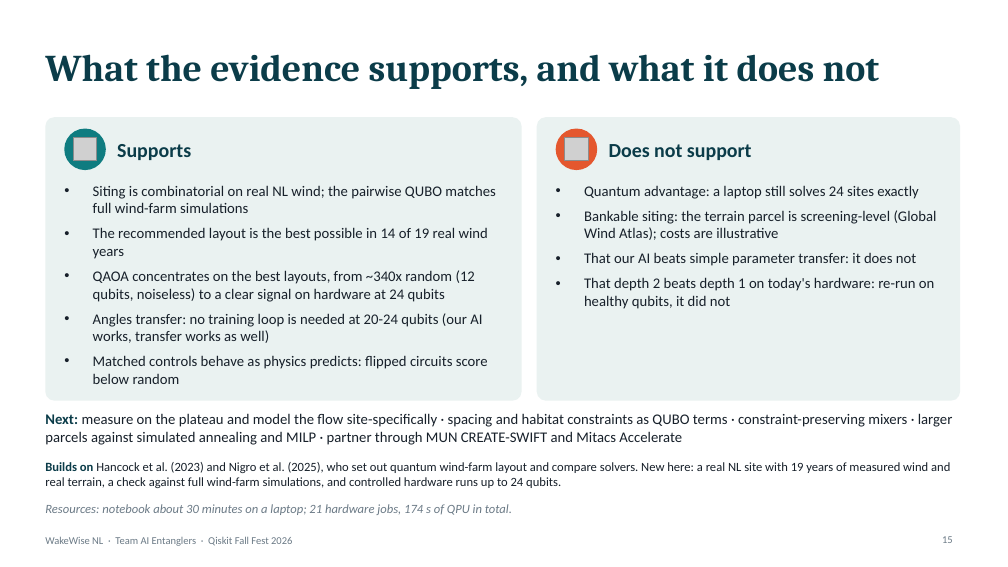
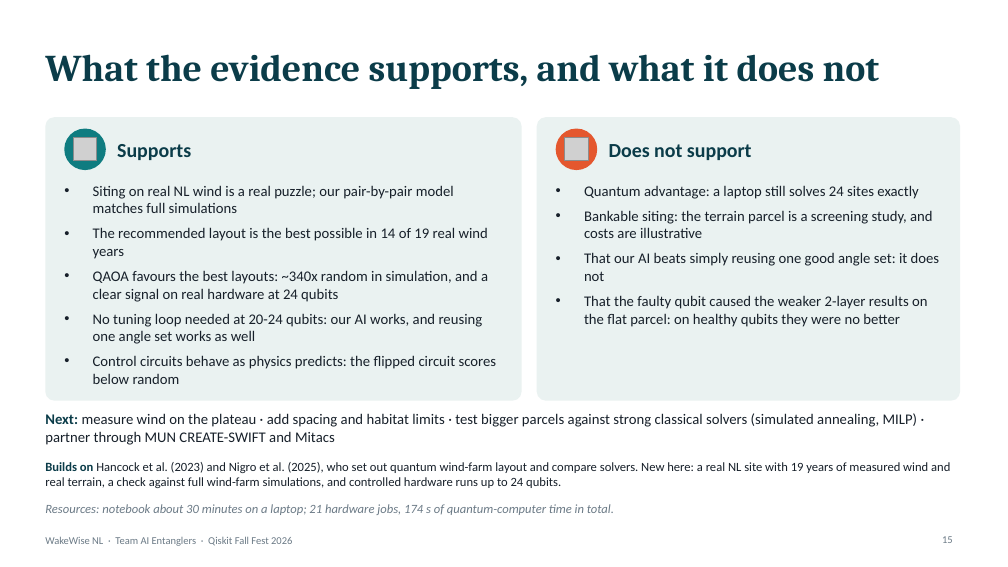
Before and after one commit to mrw-soumik/Qiskit-AI-Entanglers-, a slide deck: slide 15 of slides/WakeWise_NL_AI_Entanglers.pptx. Drawn at 1008x567 pixels with LibreOffice and Linux fonts; fonts in the diff are those of the drawing; grey boxes stand for pictures. Boxes give left, top, right and bottom in pixels: in the first picture for what was removed or moved away, otherwise in the second. Text is boxed around its words. In the diff, an @@ line names an element or a change of style, - is before the commit and + after.

```diff
--- a/slides/WakeWise_NL_AI_Entanglers.pptx
+++ b/slides/WakeWise_NL_AI_Entanglers.pptx
@@ text at bbox=[93, 185, 495, 213]: text changed @@
-• Siting is combinatorial on real NL wind; the pairwise QUBO matches full wind-farm simulations
+• Siting on real NL wind is a real puzzle; our pair-by-pair model matches full simulations
@@ text at bbox=[584, 210, 940, 327]: text changed @@
-• Bankable siting: the terrain parcel is screening-level (Global Wind Atlas); costs are illustrative
-• That our AI beats simple parameter transfer: it does not
-• That depth 2 beats depth 1 on today's hardware: re-run on healthy qubits, it did not
+• Bankable siting: the terrain parcel is a screening study, and costs are illustrative
+• That our AI beats simply reusing one good angle set: it does not
+• That the faulty qubit caused the weaker 2-layer results on the flat parcel: on healthy qubits they were no better
@@ text at bbox=[93, 270, 497, 384]: text changed @@
-• QAOA concentrates on the best layouts, from ~340x random (12 qubits, noiseless) to a clear signal on hardware at 24 qubits
-• Angles transfer: no training loop is needed at 20-24 qubits (our AI works, transfer works as well)
-• Matched controls behave as physics predicts: flipped circuits score below random
+• QAOA favours the best layouts: ~340x random in simulation, and a clear signal on real hardware at 24 qubits
+• No tuning loop needed at 20-24 qubits: our AI works, and reusing one angle set works as well
+• Control circuits behave as physics predicts: the flipped circuit scores below random
@@ text at bbox=[45, 413, 918, 445]: text changed @@
-Next: measure on the plateau and model the flow site-specifically · spacing and habitat constraints as QUBO terms · constraint-preserving mixers · larger parcels against simulated annealing and MILP · partner through MUN CREATE-SWIFT and Mitacs Accelerate
+Next: measure wind on the plateau · add spacing and habitat limits · test bigger parcels against strong classical solvers (simulated annealing, MILP) · partner through MUN CREATE-SWIFT and Mitacs
@@ text at bbox=[45, 504, 614, 515]: text changed @@
-Resources: notebook about 30 minutes on a laptop; 21 hardware jobs, 174 s of QPU in total.
+Resources: notebook about 30 minutes on a laptop; 21 hardware jobs, 174 s of quantum-computer time in total.
```
Also in this commit, not shown: 15 other slides changed, 2 other files.
